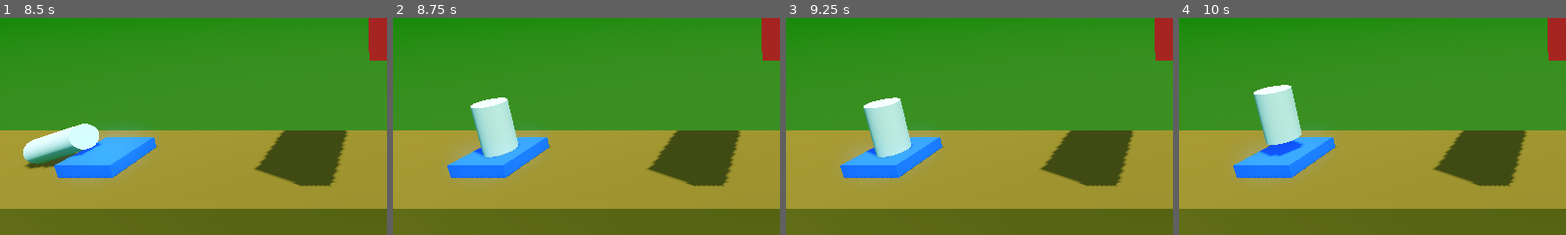
Above: before the commit, frames 1-4 (left to right).
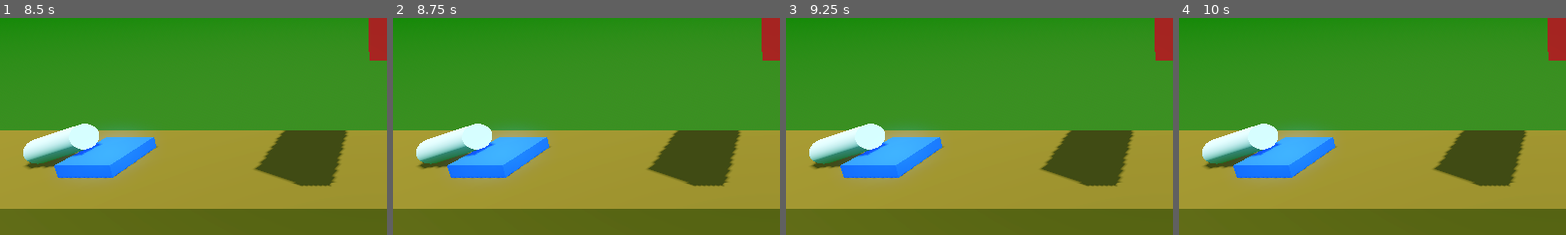
Above: after the commit, the same moments.

Repository: MateuszKosowski/Rocket-Game
Game: Godot game, scene res://scenes/lvl/level_1.tscn
Same seed, same stepped clock (60 frames per second), same inputs: the game is played once before the commit and once after it.
Inputs:
- Up to frame 1 (8.5 s): tap Enter at 0.5, 2, 5 s; hold D (Right) 0.53-1.28 s; tap Space at 1.25, 2.75, 5.75 s; hold A (Left) 1.28-2.03 s; hold D (Right) 2.03-2.78 s; hold W (Up) 2.78-3.53 s; hold A (Left) 3.53-5.78 s; hold D (Right) 5.78-6.53 s; hold W (Up) 6.53-7.28 s; hold D (Right) 7.28-8.03 s; hold A (Left) from 8.03 s (still down)
- Up to frame 2 (8.75 s): keep holding A (Left)
- Up to frame 3 (9.25 s): keep holding A (Left)
- Up to frame 4 (10 s): release A (Left) at 9.53 s; hold W (Up) from 9.53 s (still down)
The pictures show only the part of the screen within x 0-50%, y 42-92%; the shares and areas given below are measured in that part.

Frame 1 is identical in both runs. In frame 2, 4.7% of the frame differs, in the area x 6-33%, y 36-70%; in frame 3, 4.7%; in frame 4, 5.1%, in the area x 6-33%, y 30-70%.

Commit message:
Add sounds

Diff:
--- a/scenes/player/Player.gd
+++ b/scenes/player/Player.gd
@@ -6,6 +6,9 @@
 @export var torque_thrust: float = 100.0
 
 var is_transitioning: bool = false
+
+@onready var explosion_audio: AudioStreamPlayer = $ExplosionAudio
+@onready var win_audio: AudioStreamPlayer = $WinAudio
 
 # Called every frame. 'delta' is the elapsed time since the previous frame.
 func _process(delta: float) -> void:
@@ -32,17 +35,20 @@
 
 func rocket_crash() -> void:
 	print("BOOOM!")
+	explosion_audio.play()
 
 	#Disables the fun _process
 	set_process(false)
 	is_transitioning = true
 
 	var tween = create_tween()
-	tween.tween_interval(1.0)
+	tween.tween_interval(2.5)
 	tween.tween_callback(get_tree().reload_current_scene)
 
 func complete_lvl(next_level: String) -> void:
 	print("You win")
+	win_audio.play()
+	is_transitioning = true
 	var tween = create_tween()
-	tween.tween_interval(1.0)
+	tween.tween_interval(1.5)
 	tween.tween_callback(get_tree().change_scene_to_file.bind(next_level))
--- a/scenes/player/player.tscn
+++ b/scenes/player/player.tscn
@@ -1,6 +1,8 @@
-[gd_scene load_steps=4 format=3 uid="uid://cvkq7p6rvm1wm"]
+[gd_scene load_steps=6 format=3 uid="uid://cvkq7p6rvm1wm"]
 
 [ext_resource type="Script" path="res://scenes/player/Player.gd" id="1_aphc5"]
+[ext_resource type="AudioStream" uid="uid://ctlxbd6ipi53o" path="res://sounds/SFX - Death Explosion.ogg" id="2_cpkfe"]
+[ext_resource type="AudioStream" uid="uid://lxikh624fw3a" path="res://sounds/SFX - Success.ogg" id="3_b5363"]
 
 [sub_resource type="CylinderShape3D" id="CylinderShape3D_fgad4"]
 
@@ -22,4 +24,12 @@
 [node name="MeshInstance3D" type="MeshInstance3D" parent="."]
 mesh = SubResource("CylinderMesh_2hvrk")
 
+[node name="ExplosionAudio" type="AudioStreamPlayer" parent="."]
+stream = ExtResource("2_cpkfe")
+volume_db = -13.068
+
+[node name="WinAudio" type="AudioStreamPlayer" parent="."]
+stream = ExtResource("3_b5363")
+volume_db = -11.0
+
 [connection signal="body_entered" from="." to="." method="_on_body_entered"]
Not shown, added: sounds/SFX - Death Explosion.ogg.import
Not shown, added: sounds/SFX - Success.ogg.import
Not shown, added: sounds/SFX - Death Explosion.ogg
Not shown, added: sounds/SFX - Success.ogg
